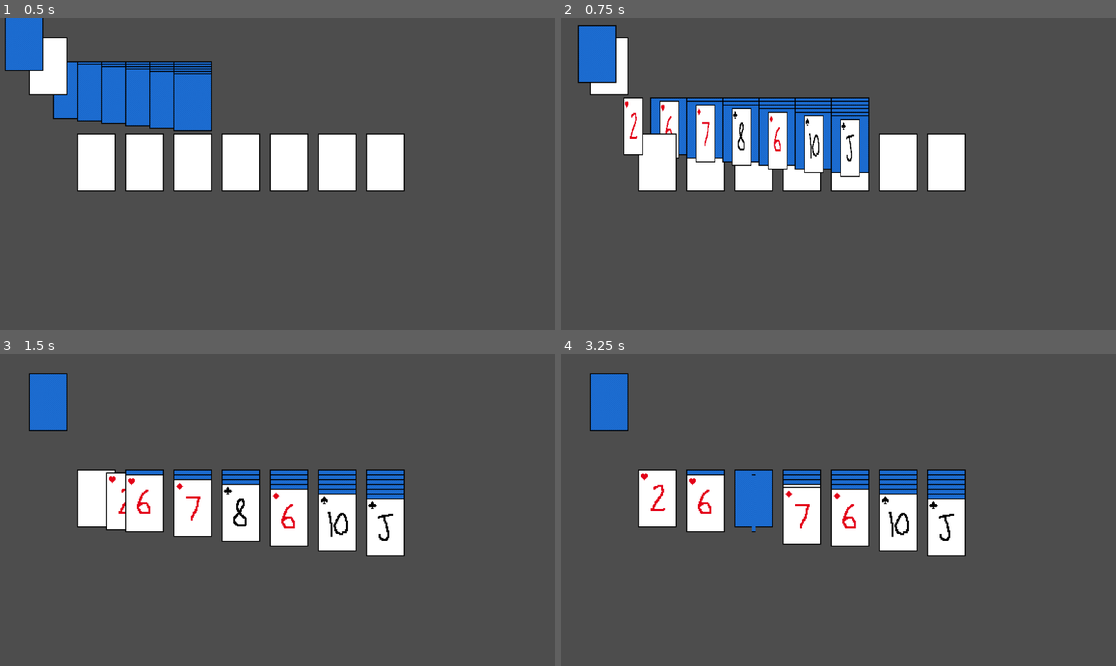
Above: before the commit, frames 1-4 (two rows, left to right).
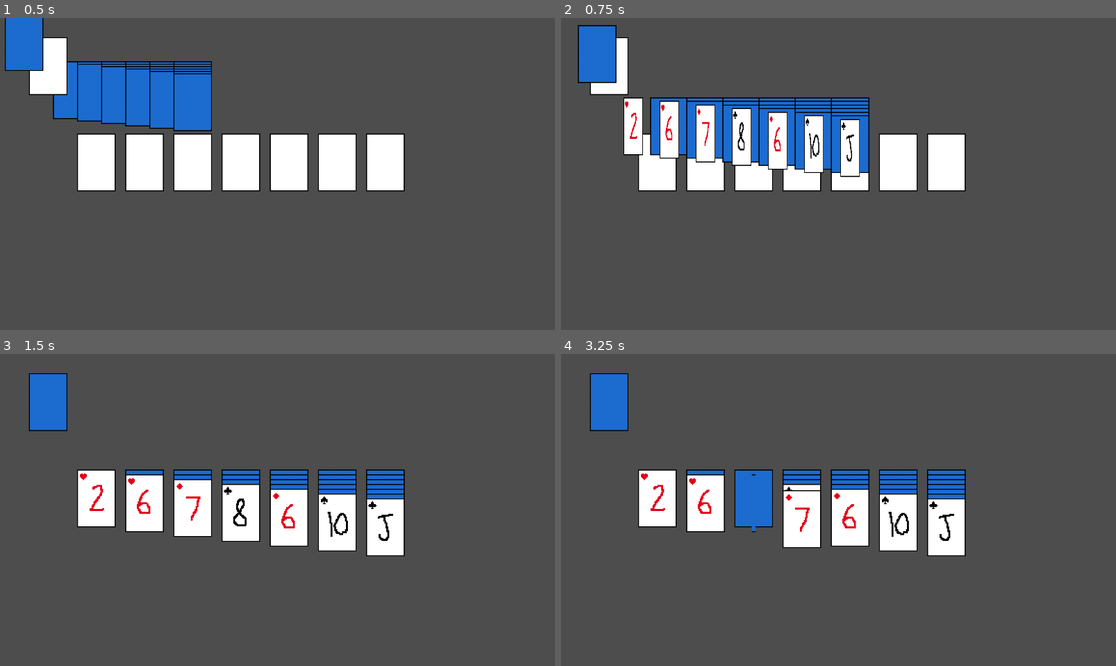
Above: after the commit, the same moments.

Repository: pnkmht135/Solitaire
Game: Godot game, scene res://Game.tscn
The game is run twice, just before and just after one commit, with the same random seed, the same clock (stepped at 60 frames per second) and the same inputs.
Inputs (mouse positions are in pixels of both pictures, inside the frame that each line leads up to):
- Up to frame 1 (0.5 s): no input
- Up to frame 2 (0.75 s): move the mouse to (655, 161) at 0.52 s; press the mouse at (655, 161) at 0.53 s
- Up to frame 3 (1.5 s): tap Enter at 1.25 s; move the mouse to (144, 503) at 1.27 s; release the mouse at (144, 503) at 1.28 s; click (144, 503) at 1.35 s
- Up to frame 4 (3.25 s): move the mouse to (755, 506) at 2.02 s; press the mouse at (755, 506) at 2.03 s; tap Space at 2.75 s; move the mouse to (799, 513) at 2.77 s; release the mouse at (799, 513) at 2.78 s; click (799, 513) at 2.85 s

Frame 1 is identical in both runs. In frame 2, 0.2% of the frame differs, in the area x 16-21%, y 36-46%; in frame 3, 0.6%, in the area x 14-23%, y 37-57%; in frame 4, 0.3%.

Commit message:
Made cards carry all picking up logic as opposed to tablueas, made stacked open cards in the tabluea have parent-child relation to allow for moving stacks.

Diff:
--- a/Game elements/Card.tscn
+++ b/Game elements/Card.tscn
@@ -18,10 +18,11 @@
 vframes = 5
 frame = 52
 
-[node name="Hit_Box" type="Area2D" parent="."]
+[node name="Click_Box" type="Area2D" parent="."]
 collision_mask = 2
 
-[node name="CollisionShape2D" type="CollisionShape2D" parent="Hit_Box"]
-scale = Vector2(0.75, 0.75)
+[node name="CollisionShape2D" type="CollisionShape2D" parent="Click_Box"]
 shape = SubResource("RectangleShape2D_46gx8")
 debug_color = Color(0.700522, 0.482594, 0.268586, 0.42)
+
+[connection signal="input_event" from="Click_Box" to="." method="_on_click_box_input_event"]
--- a/Game elements/Tableau.tscn
+++ b/Game elements/Tableau.tscn
@@ -16,15 +16,15 @@
 vframes = 5
 frame = 53
 
-[node name="Click_Area" type="Area2D" parent="."]
+[node name="Area" type="Area2D" parent="."]
 scale = Vector2(0.75, 0.75)
 collision_layer = 2
 
-[node name="Shape" type="CollisionShape2D" parent="Click_Area"]
+[node name="Shape" type="CollisionShape2D" parent="Area"]
 shape = SubResource("RectangleShape2D_rsw77")
 
-[connection signal="area_entered" from="Click_Area" to="." method="_on_click_area_area_entered"]
-[connection signal="area_exited" from="Click_Area" to="." method="_on_click_area_area_exited"]
-[connection signal="input_event" from="Click_Area" to="." method="_on_click_area_input_event"]
-[connection signal="mouse_entered" from="Click_Area" to="." method="_on_click_area_mouse_entered"]
-[connection signal="mouse_exited" from="Click_Area" to="." method="_on_click_area_mouse_exited"]
+[connection signal="area_entered" from="Area" to="." method="_on_click_area_area_entered"]
+[connection signal="area_exited" from="Area" to="." method="_on_click_area_area_exited"]
+[connection signal="input_event" from="Area" to="." method="_on_click_area_input_event"]
+[connection signal="mouse_entered" from="Area" to="." method="_on_click_area_mouse_entered"]
+[connection signal="mouse_exited" from="Area" to="." method="_on_click_area_mouse_exited"]
--- a/Game elements/card.gd
+++ b/Game elements/card.gd
@@ -6,13 +6,16 @@
 @onready var parent: Table_Element = null # is it in the stockpile or tableau or a pile
 @onready var index: int = 0
 @onready var in_hand: bool = false
-@onready var current_position: Vector2
+@onready var current_position: Vector2 = Vector2(0,0)
 @export var suit : Global.Suit = Global.Suit.HIDDEN
 @export_range(0,12) var num : int = 1
 @export var is_hidden : bool = true
 # TODO: let non-hidden cards in a Tabluea have children.
-# TODO: add card hitbod that is disabled by default, enabled when in hand.
-# TODO: have the index of the card in its parent saved in card itself.
+# TODO: add change card hitbox to be the one that activates in-hand
+# TODO: hitbox deactivated when hidden
+# TODO: have the index of the card in its parent saved in card itself?
+# TODO: recreate + fix bug of card sliding far forward when stacking tabluea
+
 func _ready() -> void:
 	set_process(false)
 
@@ -37,22 +40,33 @@
 	#reparent(new_parent)
 	parent=new_parent
 
+func make_clickbox_stacksized():
+	$Click_Box.scale.y = 0.2
+	$Click_Box.position.y=-24
+
+func reset_clickbox():
+	$Click_Box.scale.y = 1
+	$Click_Box.position.y=0
+
 func return_to_place()->void:
-	if not(current_position):
-		push_error("Tried to return a card without a set current place")
-		return
 	var tween_drop = create_tween()
 	tween_drop.set_ease(Tween.EASE_IN_OUT)
 	#TODO: double check if global or local needed here
-	tween_drop.tween_property($".","global_position",current_position,0.5)
-
+	tween_drop.tween_property($".","position",current_position,0.5)
 
 func _process(delta: float) -> void:
-	if in_hand: # TODO: fix buc where Drop card logic overrides addcard logic.
+	if in_hand:
 		global_position=get_global_mouse_position()
 		if Input.is_action_just_released("Click"):
 			# TODO: Make this if statement cleaner
-			if not($Hit_Box.has_overlapping_areas()) or $Hit_Box.overlaps_area(parent.get_node_or_null("Click_Area")):
+			if not($Click_Box.has_overlapping_areas()) or $Click_Box.overlaps_area(parent.get_node_or_null("Area")):
 				return_to_place()
 			in_hand=false
 			set_process(false)
+func _on_click_box_input_event(viewport: Node, event: InputEvent, shape_idx: int) -> void:
+	if event.is_action_pressed("Click") and not(is_hidden):
+		in_hand=true
+		if parent:
+			parent.move_to_front()
+			#print(parent.name,current_position)
+		set_process(true)
--- a/Game elements/tableau.gd
+++ b/Game elements/tableau.gd
@@ -5,7 +5,7 @@
 # var cards_stack : Array[Card] = [] Defined in Table_Elemet Class
 # var current_index: int = 0 Defined in Table_Element class
 # Here current_index is the index of the first open card
-@onready var click_area: Area2D = $Click_Area
+@onready var area: Area2D = $Area
 # TODO: look into whether godot append puts at front or end
 #TODO: add the hitbox for selecting and droping stack of cards
 @onready var offset : int = 10
@@ -32,8 +32,8 @@
 			card.move_to_front()
 			#await tween.finished # dont like the look
 		#await tween.finished # dont like the look
-		click_area.position+=Vector2(0,current_offset-offset)
-		click_area.move_to_front()
+		area.position+=Vector2(0,current_offset-offset)
+		area.move_to_front()
 		cards_stack[-1].flip_card()
 
 func _process(delta: float) -> void:
@@ -47,26 +47,26 @@
 				return
 			var topcard=cards_stack[-1]
 			if (topcard.suit)%2!=card_to_add.suit%2 and topcard.num-1==card_to_add.num:
-				print(topcard.suit," ", card_to_add.suit, " Should be diff mod 2: ", topcard.suit%2," ", card_to_add.suit%2,Global.Suit.find_key(topcard.suit)," ",Global.Suit.find_key(card_to_add.suit))
 				card_to_add.move_to(self)
 				return
 			card_to_add.return_to_place()
 			set_process(false)
 
-func _on_click_area_input_event(viewport: Node, event: InputEvent, shape_idx: int) -> void:
-	if event.is_action_pressed("Click"):
-		if not cards_stack.is_empty():
-			cards_stack[-1].current_position=self.position+Vector2(0,offset*(num_cards-1))
-			cards_stack[-1].in_hand=true
-			move_to_front()
-			cards_stack[-1].set_process(true)
-
 func add_card(card: Card):
 	card.in_hand=false
-	card.reparent(self)
-	card.position=Vector2(0,offset*num_cards)
+	#card.reparent(self)
+	#card.position=Vector2(0,offset*num_cards)
 	if num_cards>0:
-		click_area.position=Vector2(0,offset*num_cards)
+		var topcard= cards_stack[-1]
+		area.position=Vector2(0,offset*num_cards)
+		topcard.make_clickbox_stacksized()
+		card.reparent(topcard)
+		card.position=Vector2(0,offset)
+		card.current_position=card.position
+	else:
+		card.reparent(self)
+		card.position=Vector2(0,0)
+		card.current_position=position
 	num_cards+=1
 	cards_stack.append(card)
 
@@ -76,25 +76,31 @@
 		push_error("Cannot remove card from an empty Tabluea: ",self.name)
 		return
 	if card!=cards_stack[-1]:
+		# TODO:this is confusing me, not pushing or printing error??
+		print("Can only remove card from the end of Tabluea")
 		push_error("Can only remove card from the end of Tabluea for now.")
 	cards_stack.erase(card)
 	num_cards-=1
 	if num_cards>0:
-		click_area.position-=Vector2(0,offset)
+		area.position-=Vector2(0,offset)
 	else:
 		num_cards=0
-	if not(cards_stack.is_empty()) and cards_stack[-1].is_hidden:
-		cards_stack[-1].flip_card()
-
-func _on_click_area_area_entered(area: Area2D) -> void:
+	if not(cards_stack.is_empty()):
+		var topcard = cards_stack[-1]
+		if topcard.is_hidden:
+			cards_stack[-1].flip_card()
+			return
+		topcard.reset_clickbox()
+# TODO: change func names to reflect click area rename to area
+func _on_click_area_area_entered(card_area: Area2D) -> void:
 	# when a card hitbox enteres tablue click area
-	if self.is_ancestor_of(area):
+	if self.is_ancestor_of(card_area):
 		# No interaction if card is already part of the tabluea
 		return
-	card_to_add = area.get_parent()
+	card_to_add = card_area.get_parent()
 	set_process(true)
 
-func _on_click_area_area_exited(area: Area2D) -> void:
+func _on_click_area_area_exited(card_area: Area2D) -> void:
 	# might need if statement
 	card_to_add = null
 	set_process(false)
--- a/game.gd
+++ b/game.gd
@@ -1,6 +1,5 @@
 extends Node2D
 
-#const CARD = preload("res://Game elements/Card.tscn")
 @export var CARD: PackedScene
 @onready var tableau_1: Tableau = %Tableau1
 @onready var tableau_2: Tableau = %Tableau2
@@ -16,9 +15,10 @@
 # Called when the node enters the scene tree for the first time.
 func _ready() -> void:
 	# Generate deck of cards
+	# TODO: lookinto this ysort stuff:
+	#y_sort_enabled=true
 	var suits: Array[Global.Suit] =[Global.Suit.HEART,Global.Suit.DIAMOND,Global.Suit.SPADE,Global.Suit.CLOVER]
 	for things in suits:
-		print(things,Global.Suit.find_key(things))
 		for i in range(0,12):
 			var card= CARD.instantiate()
 			card.suit=things
